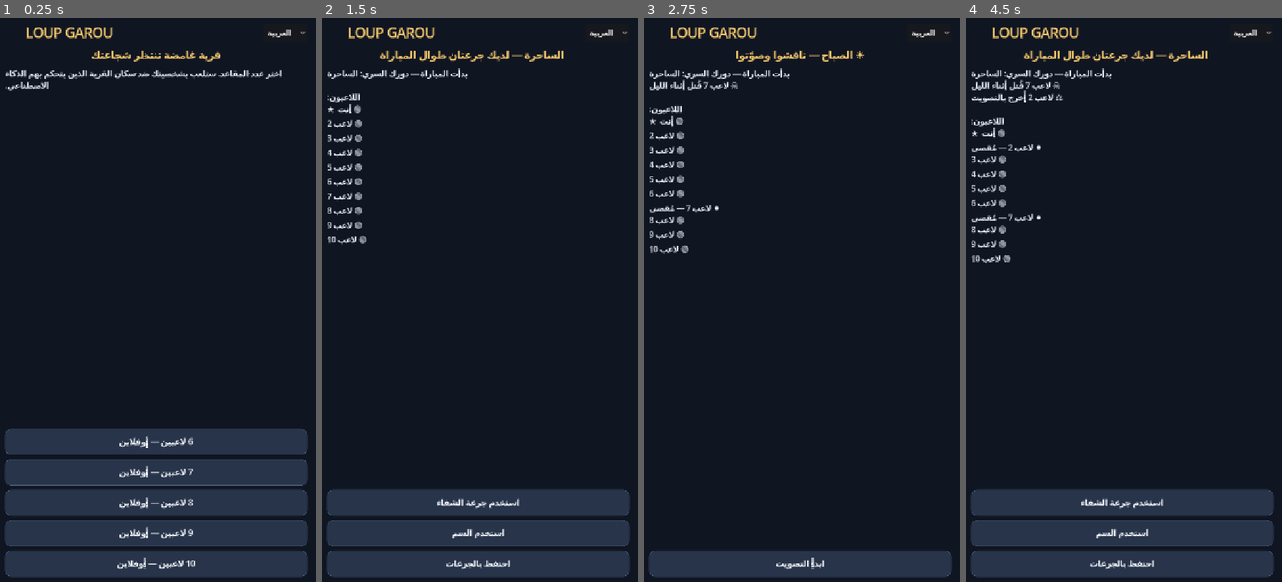
Above: before the commit, frames 1-4 (left to right).
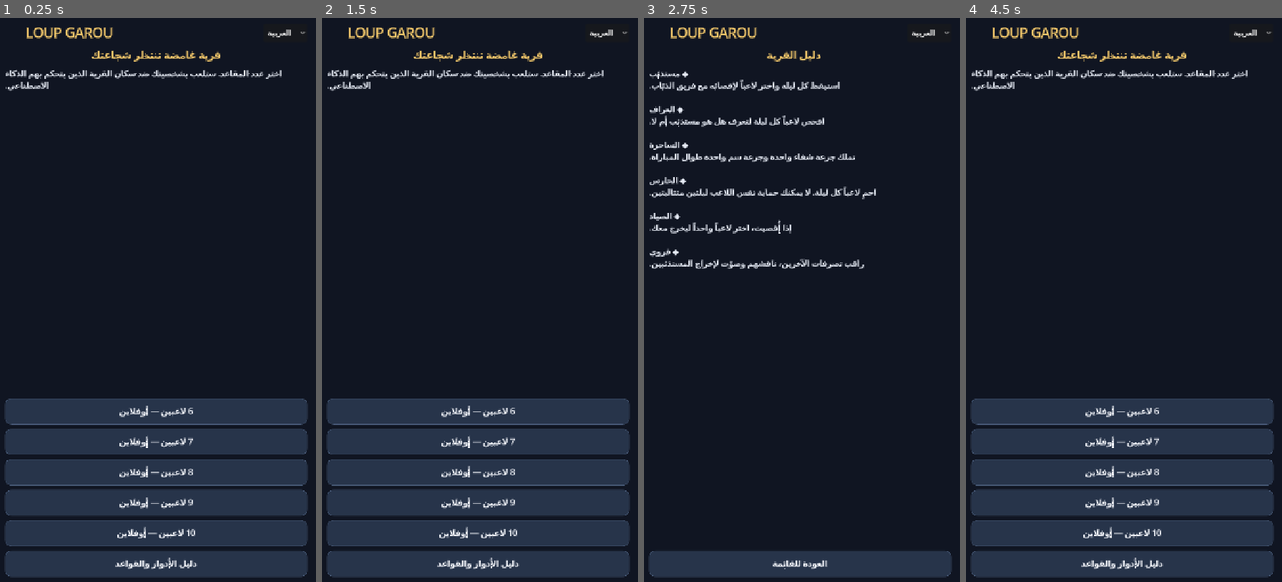
Above: after the commit, the same moments.

Repository: mahdialloui01-art/Loup-Garou-Game
Game: Godot game, scene res://scenes/main.tscn
Same seed, same stepped clock (60 frames per second), same inputs: the game is played once before the commit and once after it.
Inputs (mouse positions are in pixels of both pictures, inside the frame that each line leads up to):
- Up to frame 1 (0.25 s): no input
- Up to frame 2 (1.5 s): click (476, 565) at 0.5 s, where only the run after the commit has a clickable "دليل الأدوار والقواعد"; click (476, 565) at 1.25 s, where only the run after the commit has a clickable "العودة للقائمة"
- Up to frame 3 (2.75 s): click (798, 565) at 2 s, where only the run before the commit has a clickable "احتفظ بالجرعات"
- Up to frame 4 (4.5 s): click "العربية" at 2.75 s; click (1120, 565) at 3.5 s, where only the run before the commit has a clickable "ابدأ التصويت"; click (1120, 350) at 4.25 s, where only the run before the commit has a clickable "صوّت ضد لاعب 2"

The runs differ from the first frame. In frame 1, 5.0% of the frame differs, in the area x 1-98%, y 67-98%; in frame 2, 16%; in frame 3, 4.4%; in frame 4, 17%, in the area x 1-98%, y 5-98%.

Commit message:
Add role guide and reveal eliminated roles

Diff:
--- a/scripts/game.gd
+++ b/scripts/game.gd
@@ -139,6 +139,17 @@
 	_clear_actions()
 	for count in [6, 7, 8, 9, 10]:
 		_button(str(count) + " " + _tr("لاعبين — أوفلاين", "joueurs — hors ligne", "players — offline"), func(): _start_offline(count))
+	_button(_tr("دليل الأدوار والقواعد", "Guide des rôles et des règles", "Roles and rules guide"), _show_role_guide)
+
+func _show_role_guide() -> void:
+	phase = "guide"
+	status_label.text = "📖 " + _tr("دليل القرية", "Guide du village", "Village guide")
+	var entries: Array[String] = []
+	for role in ["werewolf", "seer", "witch", "guard", "hunter", "villager"]:
+		entries.append("◆ " + _role_name(role) + "\n" + _role_description(role))
+	log_label.text = "\n\n".join(entries)
+	_clear_actions()
+	_button(_tr("العودة للقائمة", "Retour au menu", "Back to menu"), _show_lobby)
 
 func _start_offline(count: int) -> void:
 	player_count = count
@@ -312,7 +323,7 @@
 	for victim in deaths:
 		if players[victim].alive:
 			players[victim].alive = false
-			log_lines.append("☠ " + str(players[victim].name) + " " + _tr("قُتل أثناء الليل", "a été éliminé cette nuit", "was killed tonight"))
+			log_lines.append("☠ " + str(players[victim].name) + " " + _tr("قُتل أثناء الليل — دوره: ", "a été éliminé cette nuit — rôle : ", "was killed tonight — role: ") + _role_name(players[victim].role))
 			if players[victim].role == "hunter":
 				hunter_pending = victim
 	if hunter_pending >= 0:
@@ -331,7 +342,7 @@
 		if i != hunter_pending and players[i].alive:
 			_button(str(players[i].name), func():
 				players[i].alive = false
-				log_lines.append("🎯 " + str(players[i].name) + " " + _tr("أُصيب برصاصة الصياد", "a été touché par le chasseur", "was shot by the hunter"))
+				log_lines.append("🎯 " + str(players[i].name) + " " + _tr("أُصيب برصاصة الصياد — دوره: ", "a été touché par le chasseur — rôle : ", "was shot by the hunter — role: ") + _role_name(players[i].role))
 				hunter_pending = -1
 				_check_winner()
 				if phase != "finished":
@@ -397,7 +408,7 @@
 			leaders.append(int(key))
 	var eliminated := leaders[randi() % leaders.size()]
 	players[eliminated].alive = false
-	log_lines.append("⚖ " + str(players[eliminated].name) + " " + _tr("أُخرج بالتصويت", "a été éliminé par vote", "was voted out"))
+	log_lines.append("⚖ " + str(players[eliminated].name) + " " + _tr("أُخرج بالتصويت — دوره: ", "a été éliminé par vote — rôle : ", "was voted out — role: ") + _role_name(players[eliminated].role))
 	if players[eliminated].role == "hunter":
 		hunter_pending = eliminated
 		hunter_return_to_night = true
